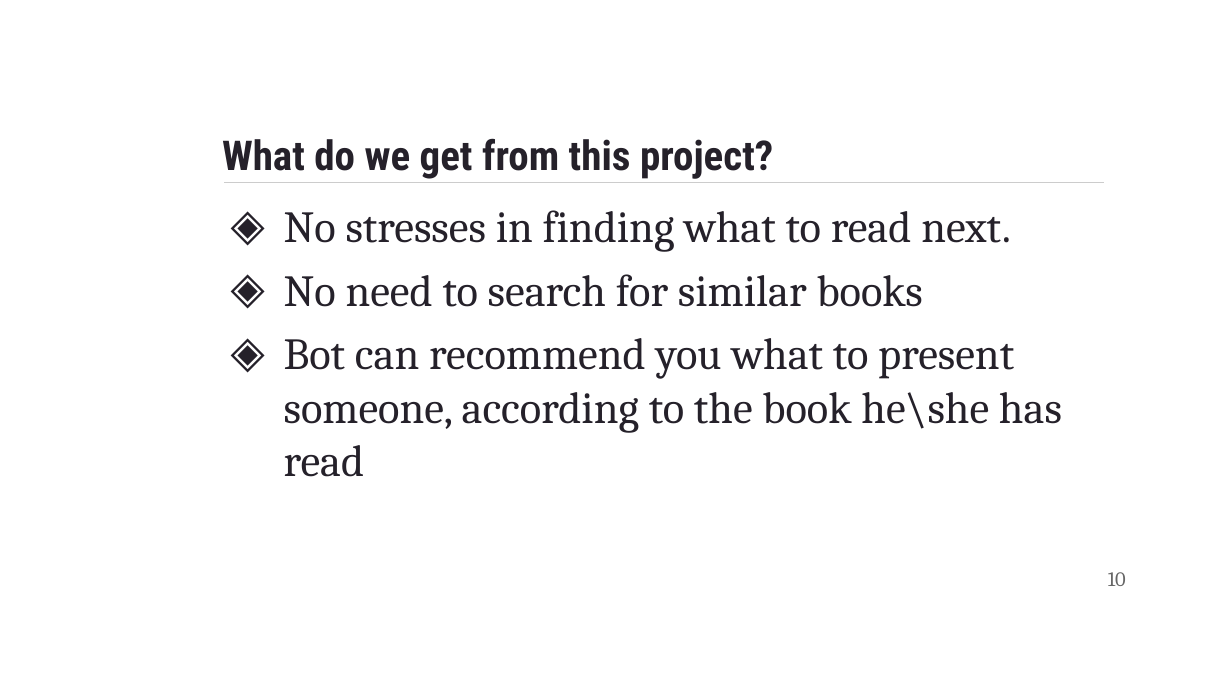
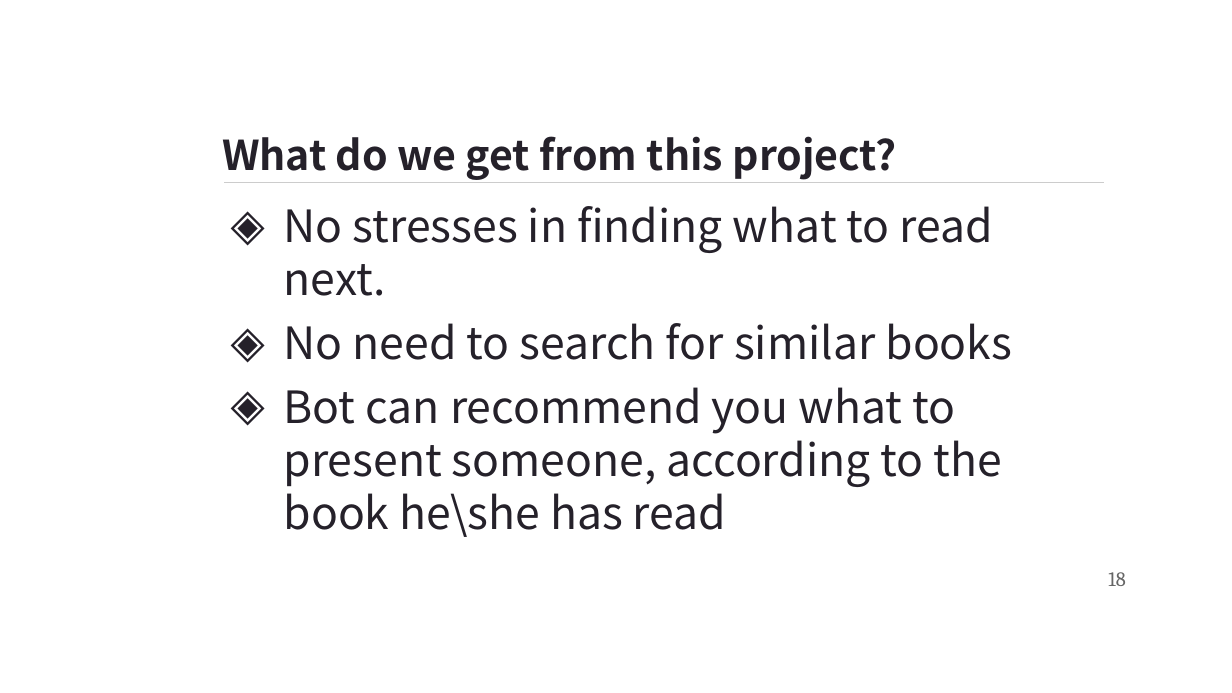
Before and after one commit to KattabekovBeknur/ML_labs, a slide deck: slide 18 of Quintus · SlidesCarnival.pptx (slide 10 before the commit). Drawn at 1232x693 pixels with LibreOffice and Linux fonts; fonts in the diff are those of the drawing; background and template pictures are left out. Boxes give left, top, right and bottom in pixels: in the first picture for what was removed or moved away, otherwise in the second. Text is boxed around its words. In the diff, an @@ line names an element or a change of style, - is before the commit and + after.

```diff
--- a/Quintus · SlidesCarnival.pptx
+++ b/Quintus · SlidesCarnival.pptx
@@ title "What do we get from ..." at (222,136,897,180): font Roboto Condensed to Noto Sans CJK SC @@
@@ text "No stresses in finding what ..." at (284,206,1013,537): font Cambria to Noto Sans CJK SC @@
@@ page number at (1108,572,1125,586): text changed @@
-10
+18
```
Also in this commit, not shown: 5 other slides changed, 9 slides added, 1 slide removed, 2 other files.
